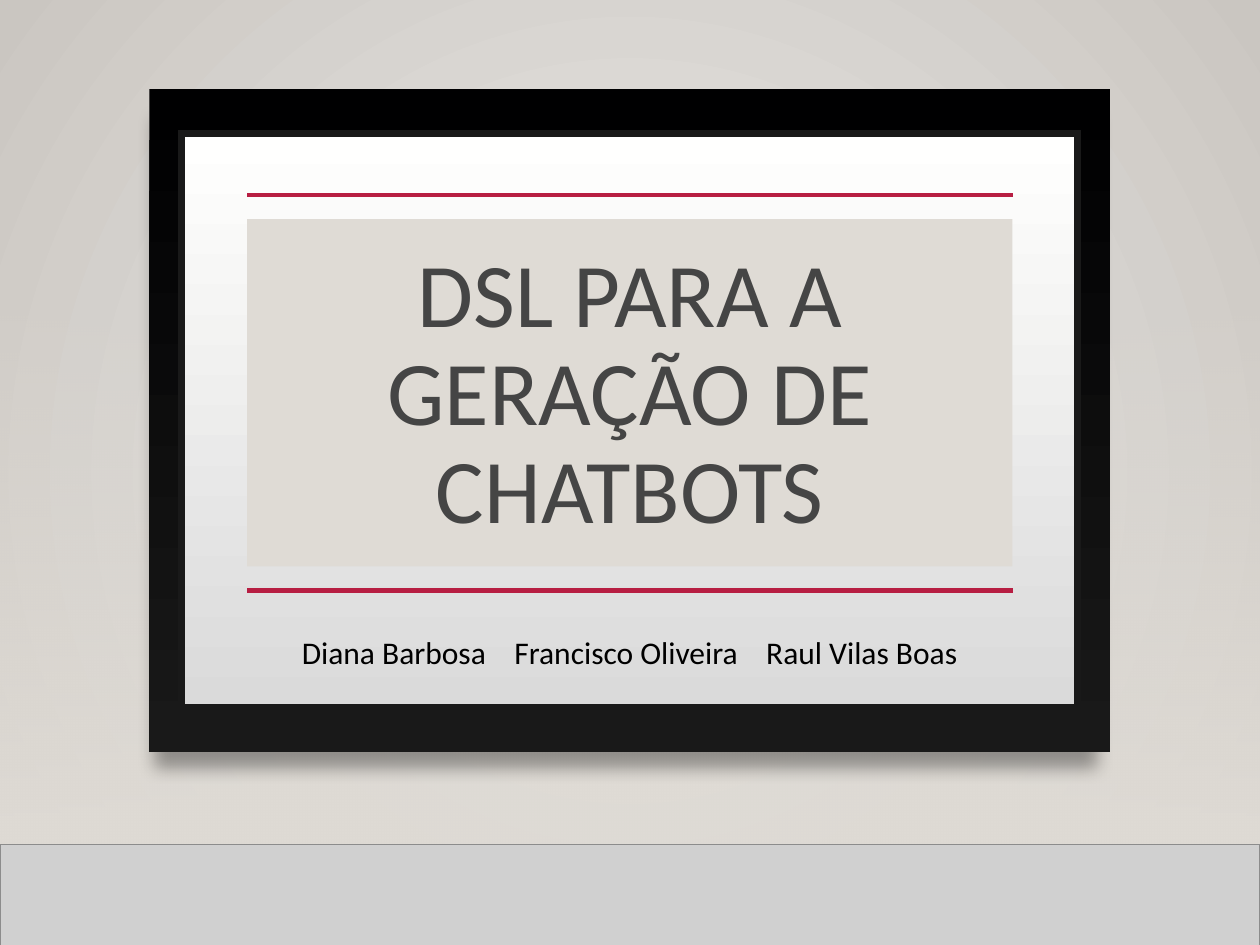
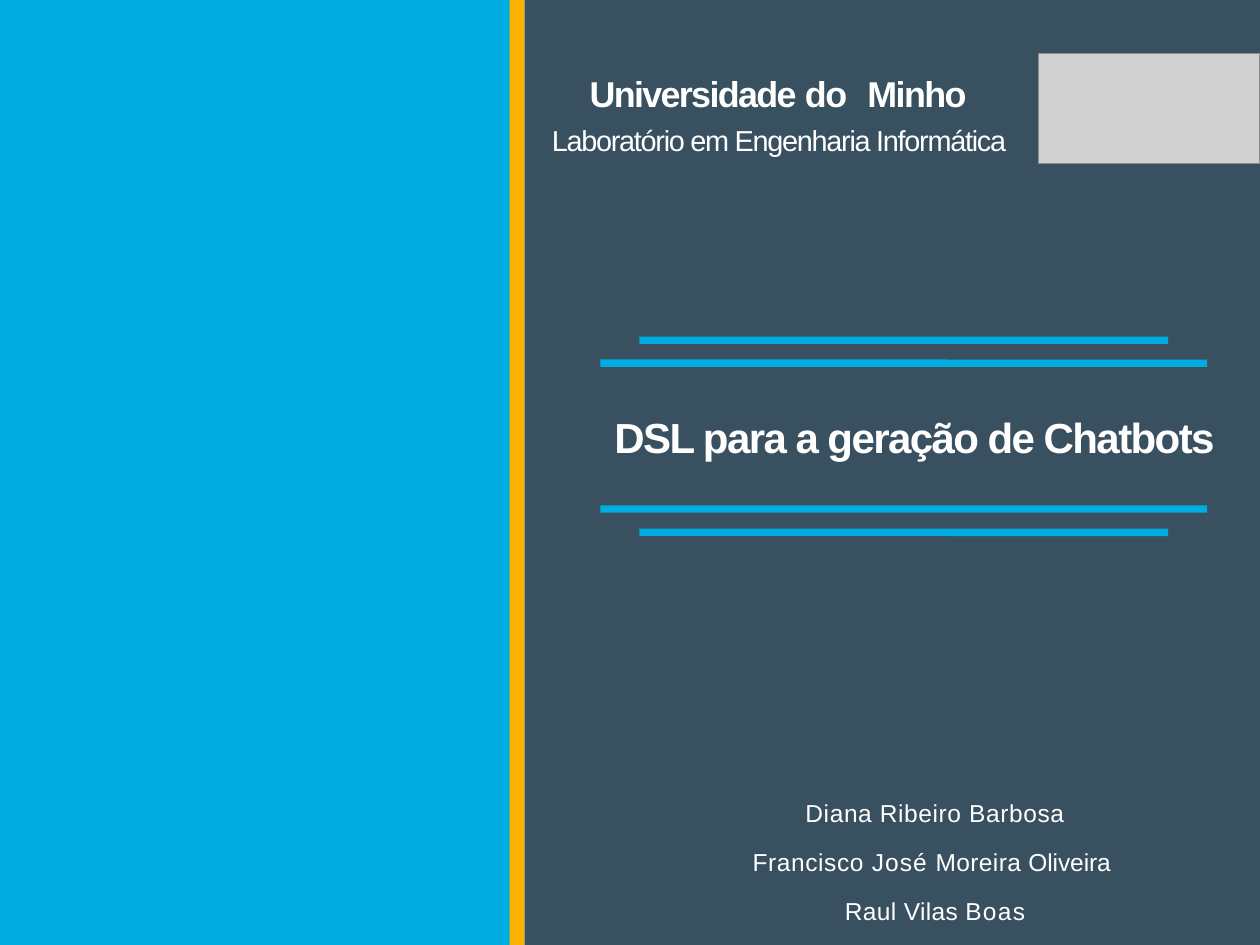
Before and after one commit to Tibblue/PLC, a slide deck: slide 1 of LEI/apresentações/apresLEI.pptx. Drawn at 1260x945 pixels with LibreOffice and Linux fonts; fonts in the diff are those of the drawing; grey boxes stand for pictures; background and template pictures are left out. Boxes give left, top, right and bottom in pixels: in the first picture for what was removed or moved away, otherwise in the second. Text is boxed around its words. In the diff, an @@ line names an element or a change of style, - is before the commit and + after.

```diff
--- a/LEI/apresentações/apresLEI.pptx
+++ b/LEI/apresentações/apresLEI.pptx
@@ background gradient #ECEAE7 to #CAC7C1 to #FFFFFF @@
@@ rectangle removed at (x1=0, y1=0, x2=1260, y2=945) @@
@@ freeform shape added at (x1=0, y1=0, x2=523, y2=945), fill #00ADE2 @@
@@ freeform shape added at (x1=509, y1=0, x2=524, y2=945), fill #FAB200 @@
@@ freeform shape added at (x1=524, y1=0, x2=1260, y2=945), fill #38505F @@
@@ picture added at (x1=1038, y1=53, x2=1260, y2=164) @@
@@ picture added at (x1=1060, y1=57, x2=1260, y2=161) @@
@@ rectangle removed at (x1=150, y1=88, x2=1111, y2=751) @@
@@ title added at (x1=552, y1=81, x2=1006, y2=157), 16.5 pt, text #FFFFFF @@
+Universidade do Minho
+Laboratório em Engenharia Informática
@@ rectangle removed at (x1=181, y1=134, x2=1077, y2=707) @@
@@ line removed from (247, 195) to (1013, 195) @@
@@ line removed from (199, 255) to (1105, 255) @@
@@ rectangle removed at (x1=0, y1=277, x2=1260, y2=839) @@
@@ rectangle removed at (x1=0, y1=278, x2=1260, y2=844) @@
@@ rectangle removed at (x1=0, y1=278, x2=1260, y2=844) @@
@@ freeform shape added at (x1=639, y1=340, x2=1168, y2=340), outline #00ADE2 4.17 pt @@
@@ freeform shape added at (x1=600, y1=363, x2=1207, y2=363), outline #00ADE2 4.17 pt @@
@@ text "DSL para a geração de ..." moved from (x1=247, y1=219, x2=1012, y2=567) to (x1=614, y1=422, x2=1215, y2=461) @@
@@ text "DSL para a geração de ..." at (x1=614, y1=422, x2=1215, y2=461): vertical alignment middle to top; fill #DFDBD5 to none @@
@@ text at (x1=614, y1=422, x2=1215, y2=461): text changed; size 52 to 24 pt; font Calibri to Arial; text colour #454545 to #FFFFFF; bold on @@
-DSL PARA A GERAÇÃO DE CHATBOTS
+DSL para a geração de Chatbots
@@ line removed from (249, 486) to (1143, 486) @@
@@ freeform shape added at (x1=600, y1=509, x2=1207, y2=509), outline #00ADE2 4.17 pt @@
@@ freeform shape added at (x1=639, y1=533, x2=1168, y2=533), outline #00ADE2 4.17 pt @@
@@ line removed from (247, 591) to (1013, 591) @@
@@ text "Diana Ribeiro Barbosa" at (x1=753, y1=804, x2=1111, y2=921): vertical alignment middle to top @@
@@ text at (x1=753, y1=804, x2=1111, y2=921): text changed; size 18 to 14 pt; font Calibri to Arial; text colour #000000 to #FFFFFF @@
-Diana Barbosa Francisco Oliveira Raul Vilas Boas
+Diana Ribeiro Barbosa
+Francisco José Moreira Oliveira Raul Vilas Boas
@@ line removed from (0, 840) to (1260, 840) @@
@@ line removed from (0, 844) to (1260, 844) @@
@@ picture removed at (x1=0, y1=844, x2=1260, y2=945) @@
```
Also in this commit, not shown: 5 other slides changed, 4 slides added, 2 slides removed, 1 other file.
